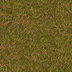
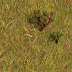
The second 72 × 72 image is a revision of the first. Changes to its layers:
added layer "savanebis" above "palm3" over 25, 9, 64, 44
hid "leaf2" over 0, 0, 72, 72
hid "leaf" over 0, 0, 72, 72
hid "herbages" over 1, 10, 70, 62
renamed "savane3" to "veld3", hid it over 0, 0, 72, 72
renamed "savane2" to "veld2", hid it over 0, 0, 72, 72
hid "plaine3" over 0, 0, 72, 72
hid "plaine2" over 0, 0, 72, 72
hid "plaine" over 0, 0, 72, 72
hid "paturages", moved it above "prairie3" over 1, 9, 70, 61
hid "prairie3" over 0, 0, 72, 72
hid "prairie2" over 0, 0, 72, 72
hid "prairie" over 0, 0, 72, 72
hid "green3" over 0, 0, 72, 72
hid "green2" over 0, 0, 72, 72
hid "green" over 0, 0, 72, 72
added layer "default copy" above "default" over 0, 0, 72, 72
